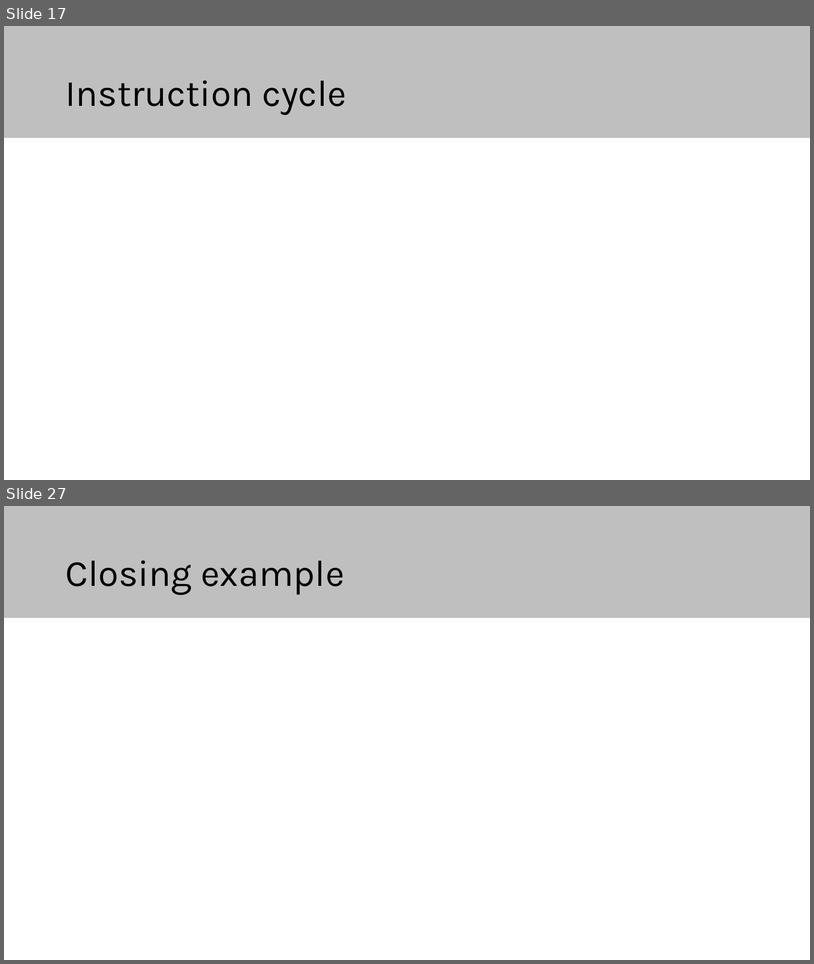
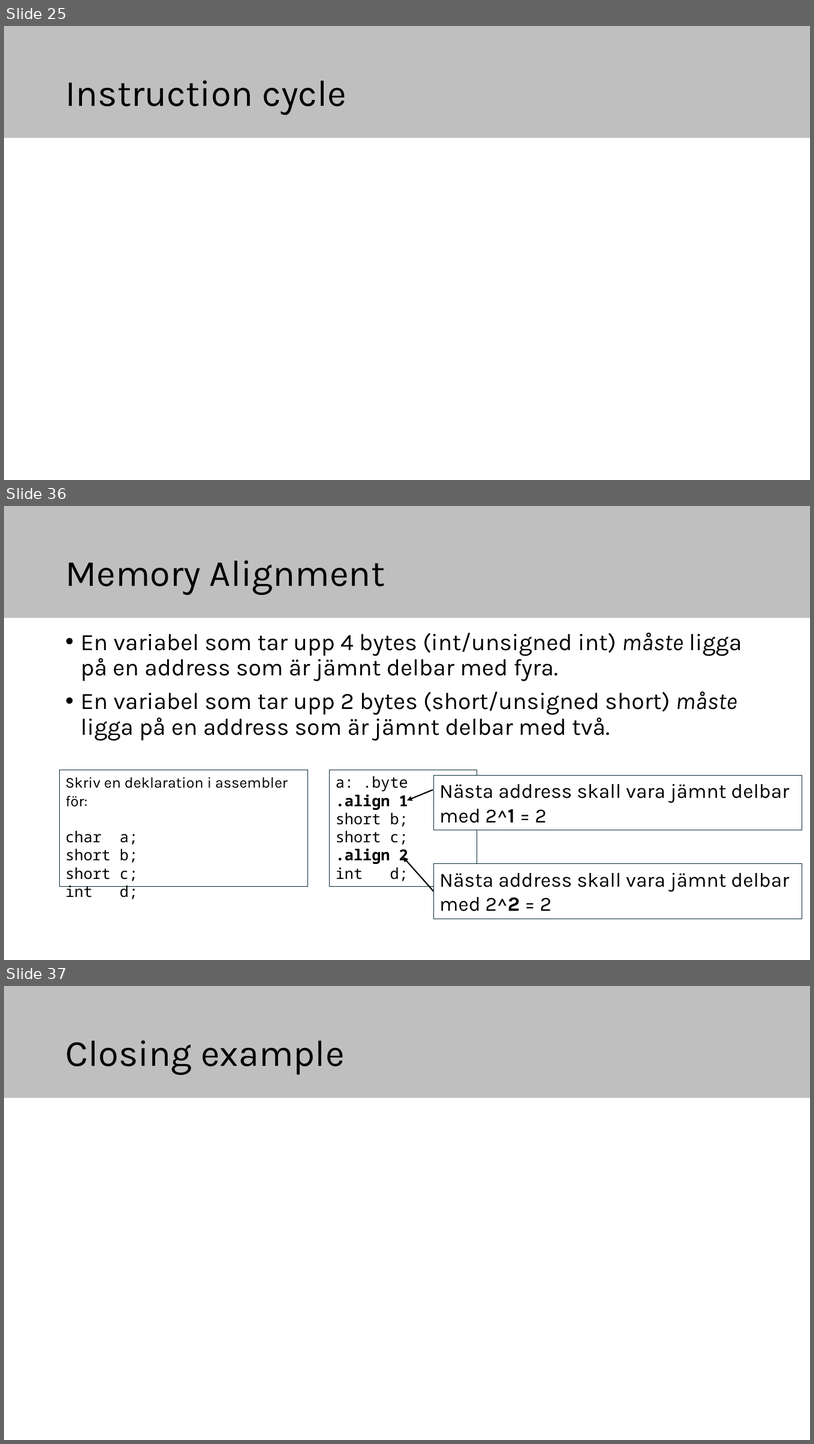
Before and after one commit to elias-at-chalmers/mop-lecture_notes-mirror, a slide deck: slides/lecture02-assembly1.pptx. Shown one above the other, each under a label of ours: slides 17 and 27 before the commit, slides 25, 36 and 37 after it; the slides between them are not shown. The pictures are 814x964 and 814x1444 pixels, drawn with LibreOffice and Linux fonts; fonts in the diff are those of the drawing. Boxes give left, top, right and bottom in pixels: in the first picture for what was removed or moved away, otherwise in the second. Text is boxed around its words. In the diff, an @@ line names an element or a change of style, - is before the commit and + after.

```diff
--- a/slides/lecture02-assembly1.pptx
+++ b/slides/lecture02-assembly1.pptx
@@ slide 36 added at box(4, 506, 810, 960), background #FFFFFF; not listed: 1 template element that a slide beside it also shows @@
@@ title added at box(65, 560, 385, 595), 44 pt, text #000000 @@
+Memory Alignment
@@ text added at box(81, 633, 742, 741), 28 pt, text #000000 @@
+• En variabel som tar upp 4 bytes (int/unsigned int) måste ligga på en address som är jämnt delbar med fyra.
+• En variabel som tar upp 2 bytes (short/unsigned short) måste ligga på en address som är jämnt delbar med två.
@@ rectangle added at box(60, 770, 308, 886), fill #FFFFFF, outline #092A39 0.75 pt, 18 pt, text #000000 @@
+Skriv en deklaration i assembler för:
+char a;
+short b;
+short c;
+int d;
@@ rectangle added at box(330, 770, 477, 886), fill #FFFFFF, outline #092A39 0.75 pt, 18 pt, text #000000 @@
+a: .byte
+.align 1
+short b;
+short c;
+.align 2
+int d;
@@ rectangle added at box(434, 775, 803, 830), fill #FFFFFF, outline #092A39 0.75 pt, 24 pt, text #000000 @@
+Nästa address skall vara jämnt delbar med 2^1 = 2
@@ arrow added from (434, 790) to (408, 800), #000000 1.5 pt @@
@@ arrow added from (434, 891) to (403, 857), #000000 1.5 pt @@
@@ rectangle added at box(434, 864, 803, 919), fill #FFFFFF, outline #092A39 0.75 pt, 24 pt, text #000000 @@
+Nästa address skall vara jämnt delbar med 2^2 = 2
@@ what was slide 17 is now slide 25 @@
@@ what was slide 27 is now slide 37 @@
```
Also in this commit, not shown: 8 slides changed, 13 other slides added, 4 slides removed, 1 other file.
